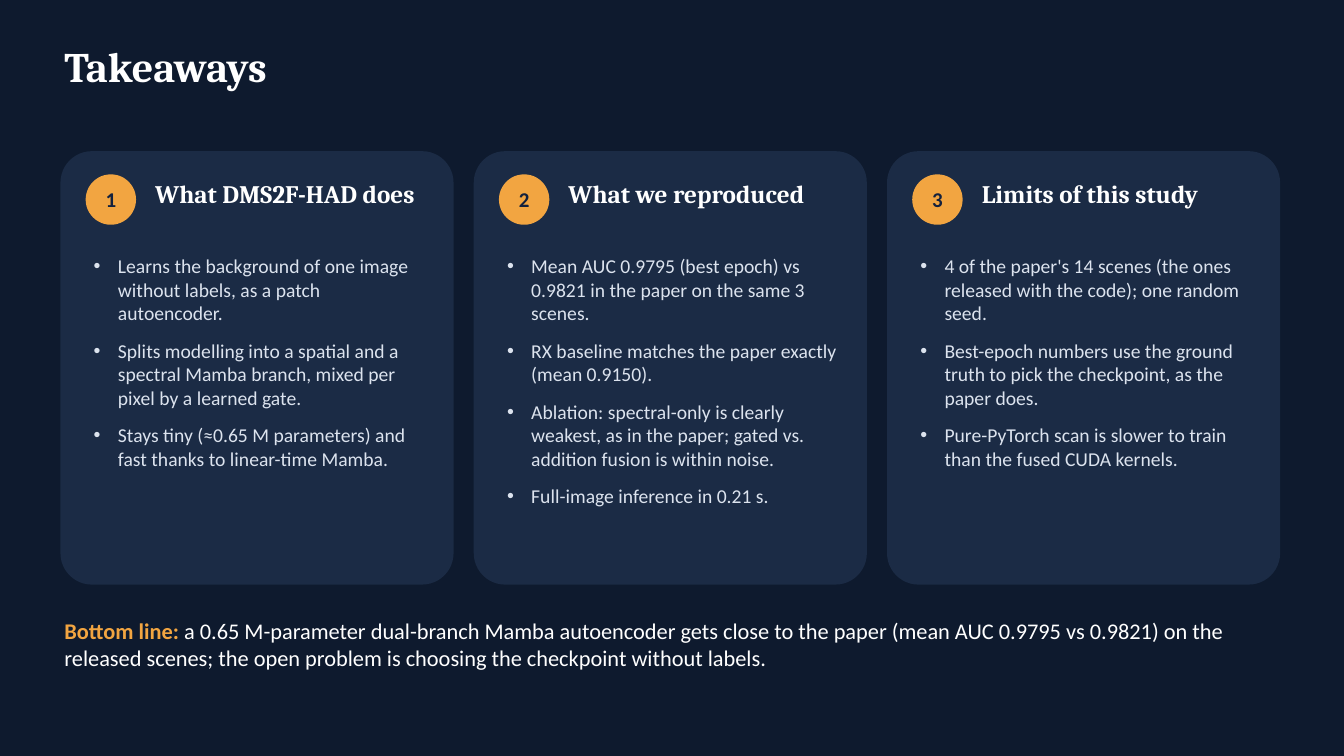
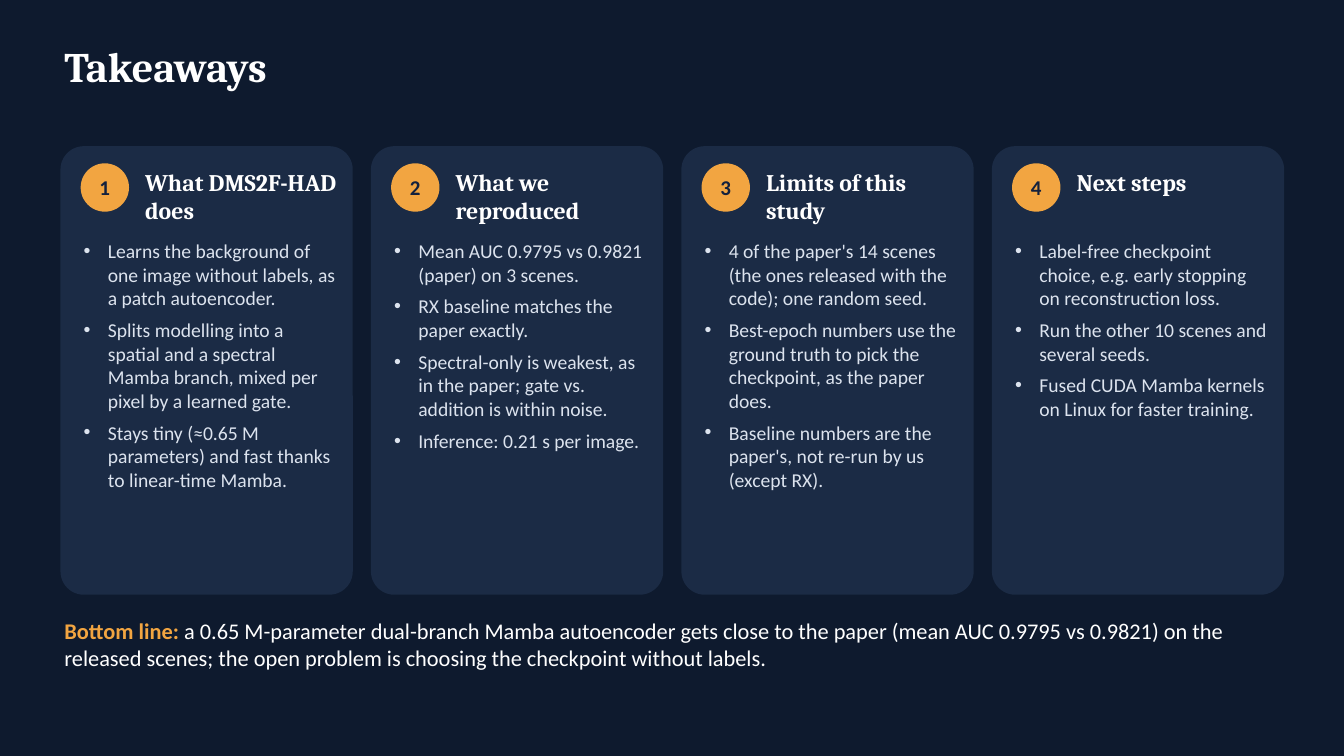
Before and after one commit to SaarthakG-Dtu/Hyperspectral_Anomaly_Detection, a slide deck: slide 24 of presentation/DMS2F-HAD_presentation.pptx (slide 20 before the commit). Drawn at 1344x756 pixels with LibreOffice and Linux fonts; fonts in the diff are those of the drawing. Boxes give left, top, right and bottom in pixels: in the first picture for what was removed or moved away, otherwise in the second. Text is boxed around its words. In the diff, an @@ line names an element or a change of style, - is before the commit and + after.

```diff
--- a/presentation/DMS2F-HAD_presentation.pptx
+++ b/presentation/DMS2F-HAD_presentation.pptx
@@ rounded rectangle: place and size @@
-rounded rectangle at [60,151,454,585]
+rounded rectangle at [60,146,353,595]
@@ rounded rectangle: place and size @@
-rounded rectangle at [474,151,867,585]
+rounded rectangle at [371,146,663,595]
@@ rounded rectangle added at [682,146,974,595], fill #1B2B45 @@
@@ rounded rectangle: place and size @@
-rounded rectangle at [887,151,1280,585]
+rounded rectangle at [992,146,1285,595]
@@ ellipse "1": place and size @@
-ellipse "1" at [86,174,136,225]
+ellipse "1" at [81,163,129,212]
@@ text "What DMS2F-HAD does": place and size @@
-text "What DMS2F-HAD does" at [155,185,415,204]
+text "What DMS2F-HAD does" at [145,174,336,219]
@@ ellipse "2": place and size @@
-ellipse "2" at [499,174,549,225]
+ellipse "2" at [391,163,440,212]
@@ text "What we reproduced": place and size @@
-text "What we reproduced" at [568,185,804,209]
+text "What we reproduced" at [456,174,580,224]
@@ ellipse "3": place and size @@
-ellipse "3" at [912,174,963,225]
+ellipse "3" at [702,163,750,212]
@@ size 18 to 17 pt in 3 elements at [145,174,336,219], [456,174,580,224], [766,174,906,225] @@
@@ text "Limits of this study": place and size @@
-text "Limits of this study" at [982,185,1198,209]
+text "Limits of this study" at [766,174,906,225]
@@ ellipse added at [1012,163,1061,212], fill #F2A541, 15 pt, text #14213D, bold @@
+4
@@ text added at [1077,175,1186,196], 17 pt, text #FFFFFF, bold @@
+Next steps
@@ text "Learns the background of one ...": place and size @@
-text "Learns the background of one ..." at [118,259,408,466]
+text "Learns the background of one ..." at [108,244,335,487]
@@ text "Learns the background of one ..." at [108,244,335,487]: less space between paragraphs @@
@@ text "4 of the paper's 14 ...": place and size @@
-text "4 of the paper's 14 ..." at [945,259,1239,466]
+text "4 of the paper's 14 ..." at [729,244,956,490]
@@ text at [418,244,643,452]: text changed @@
-• Mean AUC 0.9795 (best epoch) vs 0.9821 in the paper on the same 3 scenes.
-• RX baseline matches the paper exactly (mean 0.9150).
-• Ablation: spectral-only is clearly weakest, as in the paper; gated vs. addition fusion is within noise.
-• Full-image inference in 0.21 s.
+• Mean AUC 0.9795 vs 0.9821 (paper) on 3 scenes.
+• RX baseline matches the paper exactly.
+• Spectral-only is weakest, as in the paper; gate vs. addition is within noise.
+• Inference: 0.21 s per image.
@@ text at [729,244,956,408]: less space between paragraphs @@
@@ text added at [1039,244,1266,420], 14 pt, text #DCE3EE @@
+• Label-free checkpoint choice, e.g. early stopping on reconstruction loss.
+• Run the other 10 scenes and several seeds.
+• Fused CUDA Mamba kernels on Linux for faster training.
@@ text at [729,426,932,490]: text changed @@
-• Pure-PyTorch scan is slower to train than the fused CUDA kernels.
+• Baseline numbers are the paper's, not re-run by us (except RX).
```
Also in this commit, not shown: 6 other slides changed, 6 slides added, 2 slides removed, 7 other files.
